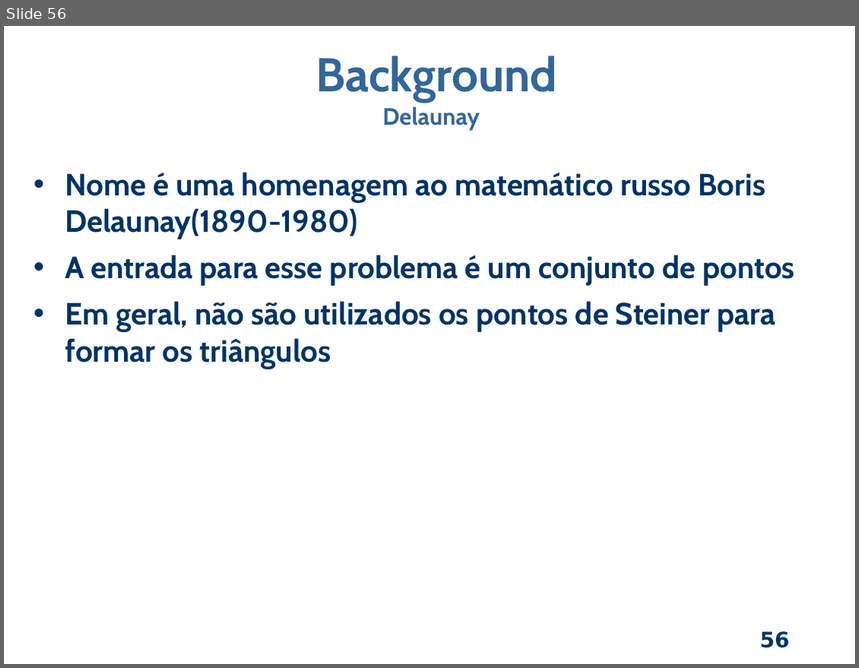
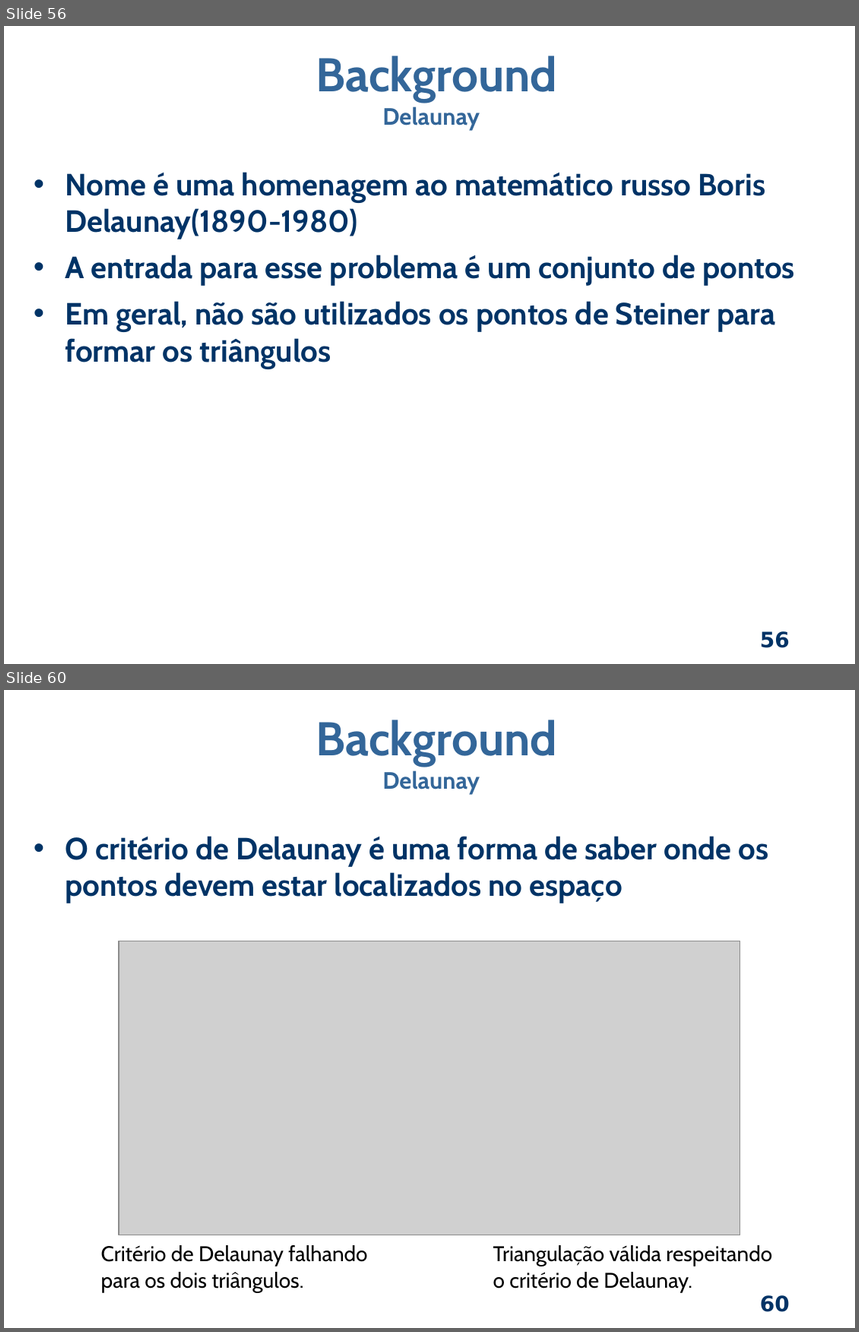
Before and after one commit to dant25/pre-proposta, a slide deck: apresentação/Apresentacao pre.odp. Shown one above the other, each under a label of ours: slide 56 before the commit, slides 56 and 60 after it; the slides between them are not shown. The pictures are 859x668 and 859x1332 pixels, drawn with LibreOffice and Linux fonts; fonts in the diff are those of the drawing; grey boxes stand for pictures; background and template pictures are left out. Boxes give left, top, right and bottom in pixels: in the first picture for what was removed or moved away, otherwise in the second. Text is boxed around its words. In the diff, an @@ line names an element or a change of style, - is before the commit and + after.

Commit message:
Continuando a fazer a apresenta??o. Falta fazer triangula??o arbitr?ria.

```diff
--- a/apresentação/Apresentacao pre.odp
+++ b/apresentação/Apresentacao pre.odp
@@ slide 60 added at [4,690,855,1328], background picture (left out); not listed: 1 template element that a slide beside it also shows @@
@@ text added at [316,720,557,794], 40 pt, text #336699, bold @@
+Background
+Delaunay
@@ text added at [66,836,769,904], 26 pt, text #003366, bold @@
+• O critério de Delaunay é uma forma de saber onde os pontos devem estar localizados no espaço
@@ picture added at [119,941,740,1235] @@
@@ text added at [101,1246,367,1293], 18 pt, text #000000 @@
+Critério de Delaunay falhando
+para os dois triângulos.
@@ text added at [493,1246,772,1293], 18 pt, text #000000 @@
+Triangulação válida respeitando
+o critério de Delaunay.
```
Also in this commit, not shown: 2 slides changed, 6 other slides added, 5 other files.
